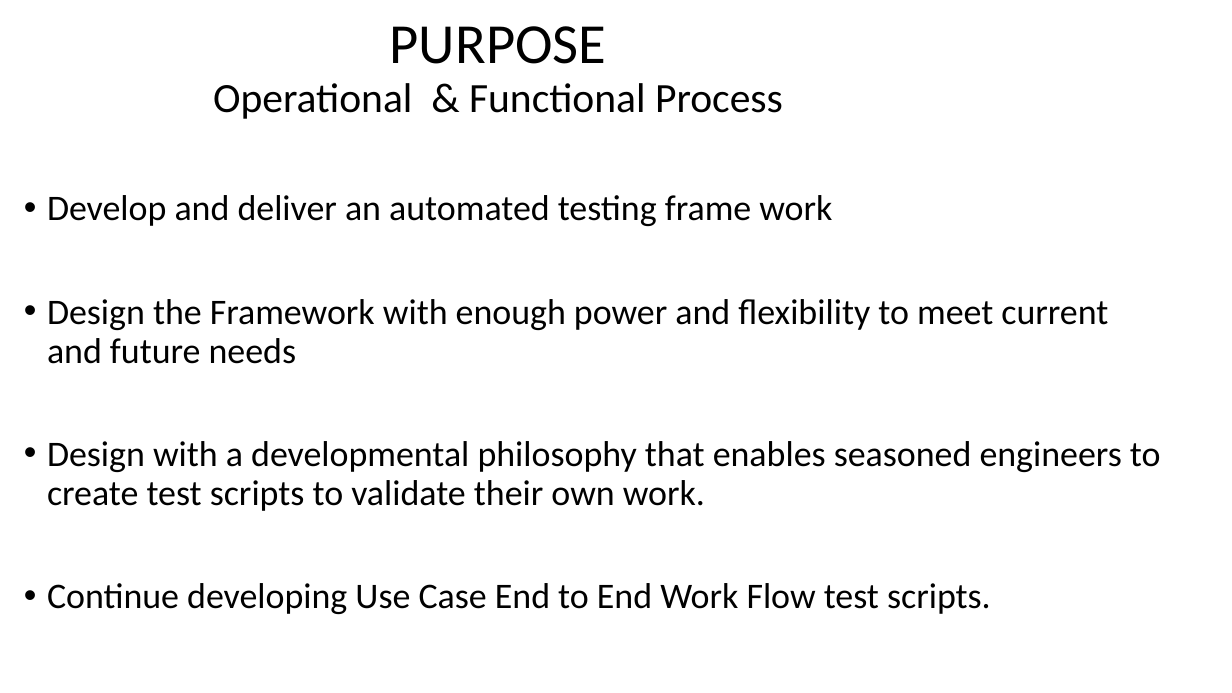
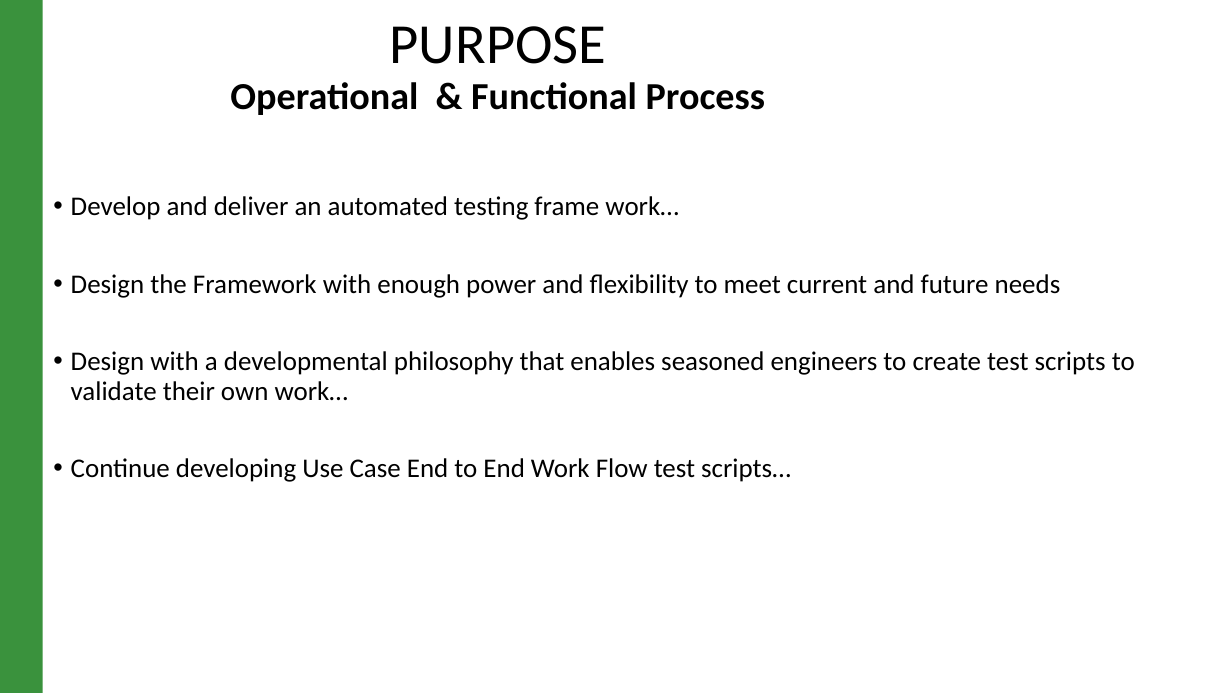
Before and after one commit to raghav9329/mainProf, a slide deck: slide 3 of CurrentWork_Delta/CX_StrategyPowerPoint.pptx. Drawn at 1232x693 pixels with LibreOffice and Linux fonts; fonts in the diff are those of the drawing. Boxes give left, top, right and bottom in pixels: in the first picture for what was removed or moved away, otherwise in the second. Text is boxed around its words. In the diff, an @@ line names an element or a change of style, - is before the commit and + after.

```diff
--- a/CurrentWork_Delta/CX_StrategyPowerPoint.pptx
+++ b/CurrentWork_Delta/CX_StrategyPowerPoint.pptx
@@ rectangle added at <box>0,0,43,693</box>, fill #3A923D @@
@@ title "PURPOSE Operational & Functional Process" at <box>230,26,765,115</box>: size 32.4 to 29.7 pt, bold on in "Operational & Functional Process" @@
@@ text "Develop and deliver an automated ...": place and size @@
-text "Develop and deliver an automated ..." at <box>47,195,1161,614</box>
+text "Develop and deliver an automated ..." at <box>71,196,1135,482</box>
@@ text at <box>71,196,678,220</box>: text changed; size 28 to 21 pt @@
-• Develop and deliver an automated testing frame work
+• Develop and deliver an automated testing frame work…
@@ text at <box>71,274,1061,298</box>: size 28 to 21 pt in "Design the Framework with enough power and ..."; indent changed; less space between paragraphs @@
@@ text at <box>71,351,1135,482</box>: text changed; size 28 to 21 pt @@
-• Design with a developmental philosophy that enables seasoned engineers to create test scripts to validate their own work.
-• Continue developing Use Case End to End Work Flow test scripts.
+• Design with a developmental philosophy that enables seasoned engineers to create test scripts to validate their own work…
+• Continue developing Use Case End to End Work Flow test scripts…
```
Also in this commit, not shown: 4 other slides changed, 8 slides added, 5 slides removed, 14 other files.
